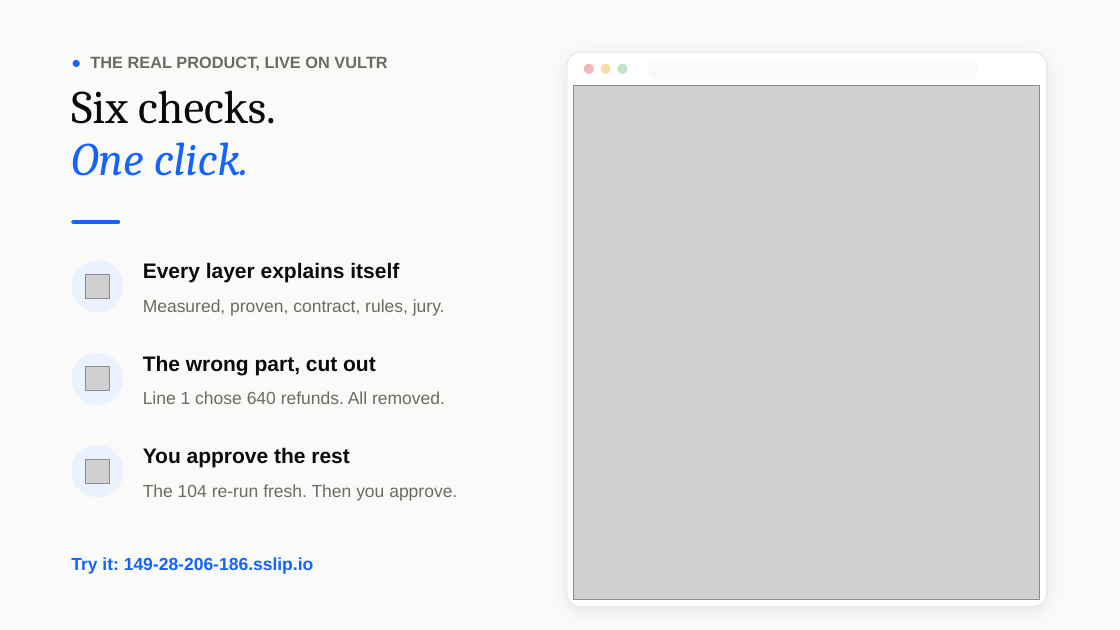
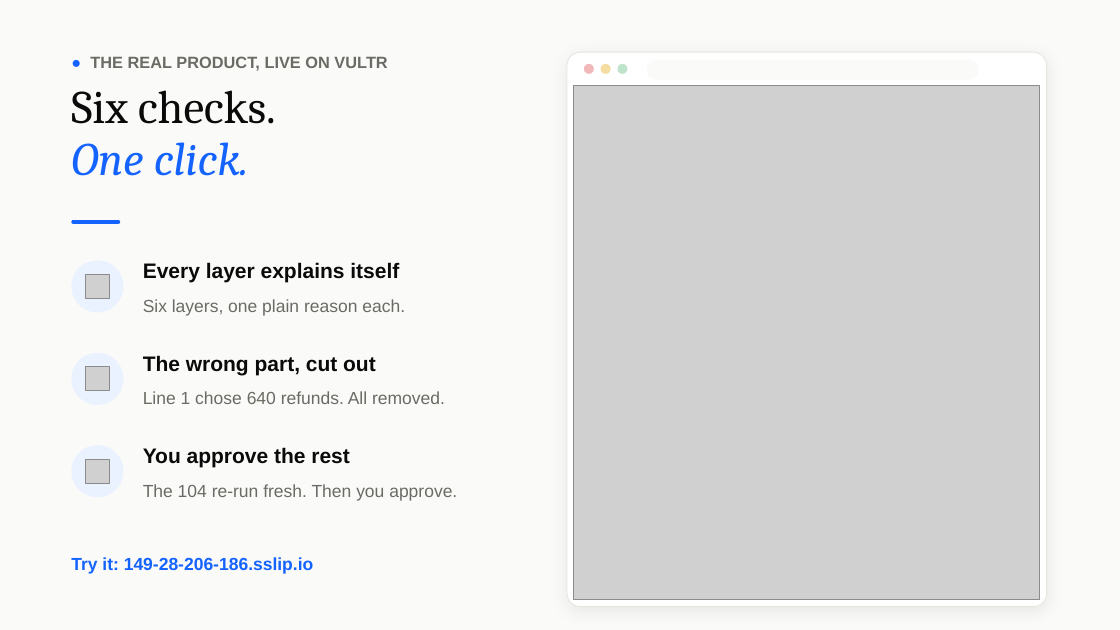
Before and after one commit to vidigoat/stunt-double, a slide deck: slide 6 of presentation/StuntDouble.pptx. Drawn at 1120x630 pixels with LibreOffice and Linux fonts; fonts in the diff are those of the drawing; grey boxes stand for pictures. Boxes give left, top, right and bottom in pixels: in the first picture for what was removed or moved away, otherwise in the second. Text is boxed around its words. In the diff, an @@ line names an element or a change of style, - is before the commit and + after.

```diff
--- a/presentation/StuntDouble.pptx
+++ b/presentation/StuntDouble.pptx
@@ text at [143, 299, 405, 316]: text changed @@
-Measured, proven, contract, rules, jury.
+Six layers, one plain reason each.
```
Also in this commit, not shown: 4 other slides changed, 2 other files.
